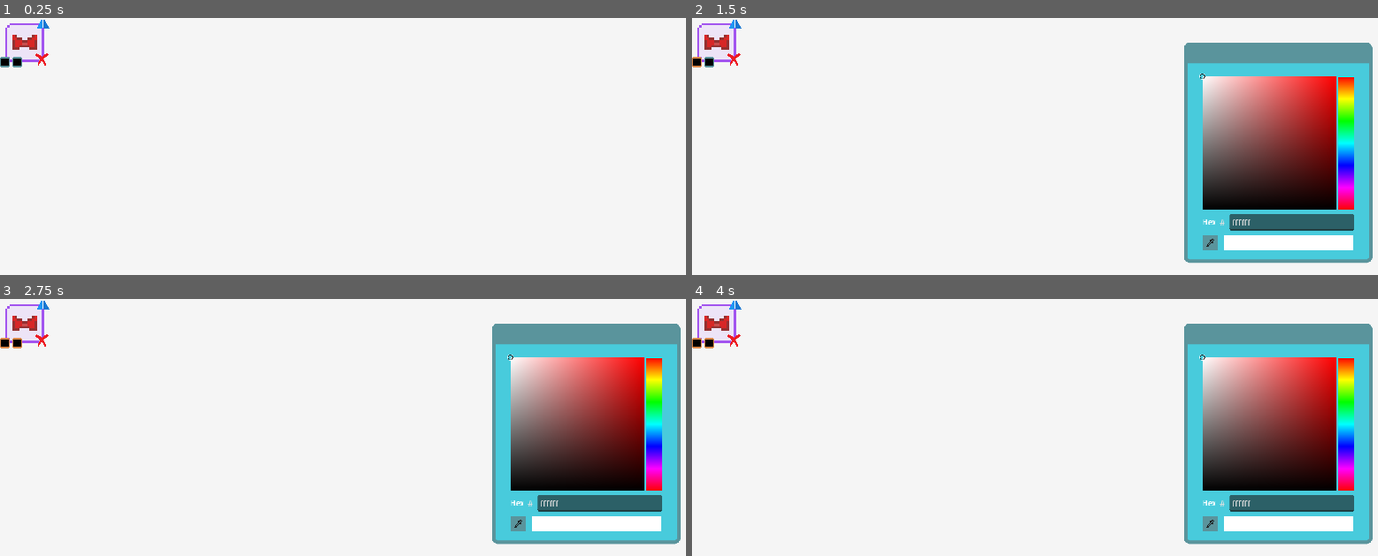
Above: before the commit, frames 1-4 (two rows, left to right).
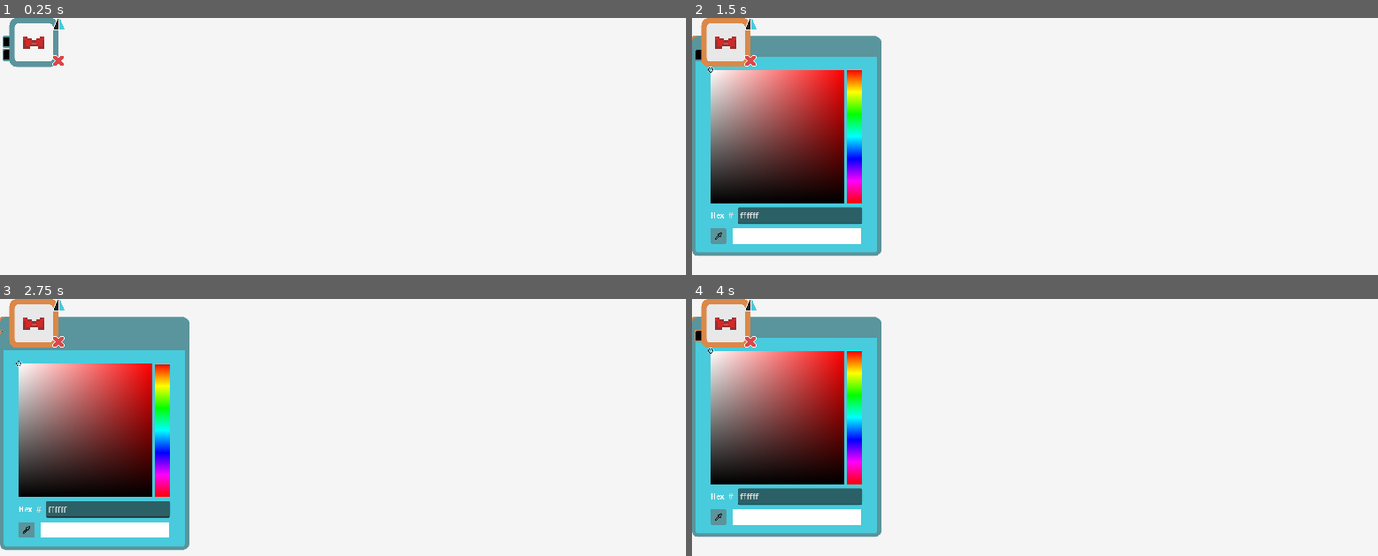
Above: after the commit, the same moments.

Repository: p1petto/CharacterMakerNew
Game: Godot game, scene res://Scenes/UI/AccessoreButton.tscn
Two runs of this game, one before a commit and one after it. Both use one fixed random seed, a clock stepped at 60 frames per second and the inputs below. This scene is started directly instead of the project's main scene.
Inputs (mouse positions are in pixels of both pictures, inside the frame that each line leads up to; where the layout moved, square brackets give the same spot in the first picture):
- Up to frame 1 (0.25 s): no input
- Up to frame 2 (1.5 s): click (726, 43) [719, 43] at 0.5 s; click (698, 41) [698, 61] at 1.25 s
- Up to frame 3 (2.75 s): click (6, 334) [20, 342] at 2 s
- Up to frame 4 (4 s): click (753, 304) [733, 304] at 2.75 s; click (719, 517) at 3.52 s

The runs differ from the first frame. In frame 1, 1.0% of the frame differs, in the area x 0-10%, y 0-20%; in frame 2, 45%; in frame 3, 46%, in the area x 0-100%, y 0-98%; in frame 4, 45%.
Error before the commit: Invalid access to property or key 'texture_icon' on a base object of type 'Nil'. (res://Scripts/UI/accessore_button.gd:22)
Error after the commit: Invalid access to property or key 'texture_icon' on a base object of type 'Nil'. (res://Scripts/UI/accessore_button.gd:32)

Commit message:
added: интерфейс кнопки аксессуара, доработана логика отображения контроллера позиции

Diff:
--- a/Assets/Theme/ColorTheme.tres
+++ b/Assets/Theme/ColorTheme.tres
@@ -10,10 +10,10 @@
 bg_color = Color(0.282353, 0.796078, 0.862745, 1)
 
 [sub_resource type="StyleBoxFlat" id="StyleBoxFlat_xk36t"]
-bg_color = Color(9.2411e-06, 0.656177, 0.863995, 1)
+bg_color = Color(0.254902, 0.431373, 0.454902, 1)
 
 [sub_resource type="StyleBoxFlat" id="StyleBoxFlat_ophg2"]
-bg_color = Color(1, 0.320247, 0.425305, 1)
+bg_color = Color(0.352941, 0.580392, 0.611765, 1)
 
 [resource]
 CheckButton/styles/focus = SubResource("StyleBoxFlat_ou5f4")
--- a/Scenes/UI/AccessoreButton.tscn
+++ b/Scenes/UI/AccessoreButton.tscn
@@ -1,19 +1,57 @@
-[gd_scene load_steps=7 format=3 uid="uid://c1l05wymmktbl"]
+[gd_scene load_steps=11 format=3 uid="uid://c1l05wymmktbl"]
 
-[ext_resource type="Texture2D" uid="uid://cv2eiy7uun2nb" path="res://Assets/UI/Button standart.png" id="1_5oeg8"]
 [ext_resource type="Script" path="res://Scripts/UI/accessore_button.gd" id="1_rqimy"]
+[ext_resource type="Texture2D" uid="uid://begj0eqex0f5i" path="res://Assets/UI/Slots/slot normal.png" id="2_2mbi2"]
 [ext_resource type="Texture2D" uid="uid://bo2x0ciffvb2f" path="res://Assets/Character/accessories/bow/bow.png" id="3_pm33h"]
-[ext_resource type="Texture2D" uid="uid://duuyc5riqc2c6" path="res://Assets/UI/icons/cross.png" id="4_rmm4u"]
+[ext_resource type="Texture2D" uid="uid://dwvylxf15uw62" path="res://Assets/UI/Slots/slot active.png" id="4_2c41h"]
+[ext_resource type="Texture2D" uid="uid://cmwcmp8fsbgcc" path="res://Assets/UI/icons/CrossButton/Normal=Default.png" id="5_55ekx"]
+[ext_resource type="Texture2D" uid="uid://brcanwq0oe8jw" path="res://Assets/UI/Slots/slot hover.png" id="5_nwf7e"]
 [ext_resource type="PackedScene" uid="uid://cs7vnyyf6clmp" path="res://Scenes/UI/custom_color_picker_button.tscn" id="5_q2ugw"]
-[ext_resource type="Texture2D" uid="uid://d1e5me2s0xil3" path="res://Assets/UI/icons/mirror.png" id="6_g2o5h"]
+[ext_resource type="Texture2D" uid="uid://bmeq01lnjpduy" path="res://Assets/UI/icons/FlipButton/Property 1=normal.png" id="6_fhg4r"]
+[ext_resource type="Texture2D" uid="uid://bgyc2iq8cspe4" path="res://Assets/UI/icons/CrossButton/Normal=hover.png" id="6_l62sd"]
+[ext_resource type="Texture2D" uid="uid://hda3oulmgbon" path="res://Assets/UI/icons/FlipButton/Property 1=hover.png" id="7_or7x3"]
 
 [node name="AccessoryButton" type="MarginContainer"]
-custom_minimum_size = Vector2(80, 80)
-offset_right = 80.0
+custom_minimum_size = Vector2(110, 80)
+offset_right = 105.0
 offset_bottom = 80.0
 size_flags_horizontal = 3
 size_flags_vertical = 3
 script = ExtResource("1_rqimy")
+non_active_texture = ExtResource("2_2mbi2")
+active_texture = ExtResource("4_2c41h")
+
+[node name="MarginContainerColorPickerButtons" type="MarginContainer" parent="."]
+layout_mode = 2
+size_flags_horizontal = 0
+theme_override_constants/margin_bottom = 10
+
+[node name="Container" type="VBoxContainer" parent="MarginContainerColorPickerButtons"]
+custom_minimum_size = Vector2(32.22, 0)
+layout_mode = 2
+size_flags_horizontal = 0
+size_flags_vertical = 8
+theme_override_constants/separation = 1
+
+[node name="MarginContainer1" type="MarginContainer" parent="MarginContainerColorPickerButtons/Container"]
+layout_mode = 2
+size_flags_horizontal = 0
+theme_override_constants/margin_left = 4
+
+[node name="CustomColorPickerButton" parent="MarginContainerColorPickerButtons/Container/MarginContainer1" instance=ExtResource("5_q2ugw")]
+custom_minimum_size = Vector2(20, 20)
+layout_mode = 2
+size_flags_horizontal = 0
+size_flags_vertical = 8
+
+[node name="MarginContainer2" type="MarginContainer" parent="MarginContainerColorPickerButtons/Container"]
+layout_mode = 2
+size_flags_horizontal = 0
+theme_override_constants/margin_left = 4
+
+[node name="CustomColorPickerButtonLine" parent="MarginContainerColorPickerButtons/Container/MarginContainer2" instance=ExtResource("5_q2ugw")]
+custom_minimum_size = Vector2(20, 20)
+layout_mode = 2
 
 [node name="CenterContainer" type="CenterContainer" parent="."]
 custom_minimum_size = Vector2(64, 64)
@@ -22,57 +60,64 @@
 size_flags_vertical = 4
 
 [node name="TextureButton" type="TextureButton" parent="CenterContainer"]
-custom_minimum_size = Vector2(64, 64)
+custom_minimum_size = Vector2(80, 80)
 layout_mode = 2
-texture_normal = ExtResource("1_5oeg8")
+texture_normal = ExtResource("2_2mbi2")
+texture_pressed = ExtResource("4_2c41h")
+texture_hover = ExtResource("5_nwf7e")
+texture_focused = ExtResource("4_2c41h")
 ignore_texture_size = true
 stretch_mode = 0
 
-[node name="icon" type="Sprite2D" parent="CenterContainer"]
-scale = Vector2(4, 4)
+[node name="CenterContainer" type="CenterContainer" parent="CenterContainer/TextureButton"]
+layout_mode = 1
+anchors_preset = 15
+anchor_right = 1.0
+anchor_bottom = 1.0
+grow_horizontal = 2
+grow_vertical = 2
+
+[node name="icon" type="TextureRect" parent="CenterContainer/TextureButton/CenterContainer"]
+custom_minimum_size = Vector2(54, 54)
+layout_mode = 2
 texture = ExtResource("3_pm33h")
-centered = false
 
 [node name="MarginContainer" type="MarginContainer" parent="."]
-custom_minimum_size = Vector2(24, 24)
+custom_minimum_size = Vector2(20, 20)
 layout_mode = 2
 size_flags_horizontal = 8
 size_flags_vertical = 8
+theme_override_constants/margin_right = 5
 
 [node name="DeleteButton" type="TextureButton" parent="MarginContainer"]
+custom_minimum_size = Vector2(20, 20)
 layout_mode = 2
-texture_normal = ExtResource("4_rmm4u")
+texture_normal = ExtResource("5_55ekx")
+texture_pressed = ExtResource("6_l62sd")
+texture_hover = ExtResource("6_l62sd")
 ignore_texture_size = true
 stretch_mode = 0
-
-[node name="Container" type="HBoxContainer" parent="."]
-layout_mode = 2
-size_flags_horizontal = 0
-size_flags_vertical = 8
-
-[node name="CustomColorPickerButton" parent="Container" instance=ExtResource("5_q2ugw")]
-custom_minimum_size = Vector2(16, 16)
-layout_mode = 2
-size_flags_horizontal = 0
-size_flags_vertical = 8
-
-[node name="CustomColorPickerButtonLine" parent="Container" instance=ExtResource("5_q2ugw")]
-custom_minimum_size = Vector2(16, 16)
-layout_mode = 2
 
 [node name="Container2" type="MarginContainer" parent="."]
 layout_mode = 2
 size_flags_horizontal = 8
 size_flags_vertical = 0
+theme_override_constants/margin_right = 4
 
 [node name="FlipButton" type="TextureButton" parent="Container2"]
 custom_minimum_size = Vector2(20, 20)
 layout_mode = 2
-toggle_mode = true
-texture_normal = ExtResource("6_g2o5h")
+texture_normal = ExtResource("6_fhg4r")
+texture_hover = ExtResource("7_or7x3")
 ignore_texture_size = true
 stretch_mode = 0
 
+[connection signal="button_up" from="MarginContainerColorPickerButtons/Container/MarginContainer1/CustomColorPickerButton" to="." method="_on_custom_color_picker_button_button_up"]
+[connection signal="mouse_entered" from="MarginContainerColorPickerButtons/Container/MarginContainer1/CustomColorPickerButton" to="." method="_on_custom_color_picker_button_mouse_entered"]
+[connection signal="mouse_exited" from="MarginContainerColorPickerButtons/Container/MarginContainer1/CustomColorPickerButton" to="." method="_on_custom_color_picker_button_mouse_exited"]
+[connection signal="button_up" from="MarginContainerColorPickerButtons/Container/MarginContainer2/CustomColorPickerButtonLine" to="." method="_on_custom_color_picker_button_line_button_up"]
+[connection signal="mouse_entered" from="MarginContainerColorPickerButtons/Container/MarginContainer2/CustomColorPickerButtonLine" to="." method="_on_custom_color_picker_button_line_mouse_entered"]
+[connection signal="mouse_exited" from="MarginContainerColorPickerButtons/Container/MarginContainer2/CustomColorPickerButtonLine" to="." method="_on_custom_color_picker_button_line_mouse_exited"]
 [connection signal="button_up" from="CenterContainer/TextureButton" to="." method="_on_texture_button_button_up"]
 [connection signal="button_up" from="MarginContainer/DeleteButton" to="." method="_on_delete_button_button_up"]
-[connection signal="toggled" from="Container2/FlipButton" to="." method="_on_flip_button_toggled"]
+[connection signal="pressed" from="Container2/FlipButton" to="." method="_on_flip_button_pressed"]
--- a/Scenes/UI/custom_color_picker_button.tscn
+++ b/Scenes/UI/custom_color_picker_button.tscn
@@ -23,10 +23,8 @@
 
 [node name="ColorPicker" parent="." instance=ExtResource("6_reg2r")]
 visible = false
-layout_mode = 1
-offset_left = -13.0
-offset_right = 295.0
-offset_bottom = 326.0
+layout_mode = 0
+offset_right = 308.0
 
 [connection signal="toggled" from="." to="." method="_on_toggled"]
 [connection signal="color_changed" from="ColorPicker" to="." method="_on_color_picker_color_changed"]
--- a/Scenes/maker.tscn
+++ b/Scenes/maker.tscn
@@ -69,6 +69,7 @@
 [ext_resource type="Texture2D" uid="uid://ewkx5ecubj6y" path="res://Assets/UI/icons/TypeItem/Property 1=t-shirt.svg" id="34_51pql"]
 [ext_resource type="Texture2D" uid="uid://ch8kpdc06j27s" path="res://Assets/UI/icons/TypeItem/Property 1=sleeveL.svg" id="38_hwntd"]
 [ext_resource type="Resource" uid="uid://vqi2uhou85nc" path="res://Resources/CatalogItems/Clothes/DynamicClothes/Footwear/FootwearLeft1.tres" id="40_cy13n"]
+[ext_resource type="FontFile" uid="uid://dqvews575wm86" path="res://Assets/Fonts/Fira_Sans_Condensed/FiraSansCondensed-Bold.ttf" id="41_6ric2"]
 [ext_resource type="Texture2D" uid="uid://gjrwn4pxe74v" path="res://Assets/UI/icons/TypeItem/Property 1=sleeveR.svg" id="41_asndw"]
 [ext_resource type="Script" path="res://Scripts/UI/color_scheme_controller.gd" id="41_nvgda"]
 [ext_resource type="Resource" uid="uid://ck7tydxcgip1h" path="res://Resources/CatalogItems/Clothes/DynamicClothes/Footwear/FootwearRight1.tres" id="41_sr111"]
@@ -363,8 +364,9 @@
 [node name="UI" type="CanvasLayer" parent="."]
 
 [node name="AccessoriePanel" parent="UI" instance=ExtResource("23_dbin5")]
-anchors_preset = 10
-anchor_bottom = 0.0
+anchors_preset = -1
+anchor_top = 0.02
+anchor_bottom = 0.02
 offset_left = 0.0
 offset_bottom = 472.0
 grow_vertical = 1
@@ -373,8 +375,9 @@
 start_z_index = 2000
 
 [node name="StrandPanel" parent="UI" instance=ExtResource("23_dbin5")]
-anchors_preset = 10
-anchor_bottom = 0.0
+anchors_preset = -1
+anchor_top = 0.02
+anchor_bottom = 0.02
 offset_left = 0.0
 offset_bottom = 472.0
 grow_vertical = 1
@@ -611,6 +614,7 @@
 grow_vertical = 2
 theme = ExtResource("11_ydvaf")
 theme_override_colors/font_color = Color(0.109804, 0.129412, 0.133333, 1)
+theme_override_fonts/font = ExtResource("41_6ric2")
 theme_override_font_sizes/font_size = 50
 text = "IDLE"
 horizontal_alignment = 1
@@ -618,9 +622,9 @@
 [node name="ColorSchemeColorPicker" parent="UI" instance=ExtResource("114_wcakn")]
 visible = false
 anchors_preset = -1
-anchor_left = 0.908
+anchor_left = 0.898
 anchor_top = 0.317
-anchor_right = 0.908
+anchor_right = 0.898
 anchor_bottom = 0.317
 offset_left = -298.0
 offset_top = -180.0
@@ -643,7 +647,7 @@
 grow_vertical = 0
 size_flags_horizontal = 4
 script = ExtResource("4_mledv")
-current_tab = NodePath("CatalogContainer/Body")
+current_tab = NodePath("CatalogContainer/Head")
 
 [node name="CatalogContainer" type="PanelContainer" parent="UI/Catalog"]
 custom_minimum_size = Vector2(0, 204)
@@ -651,16 +655,16 @@
 size_flags_vertical = 8
 theme = ExtResource("11_ydvaf")
 
+[node name="Head" parent="UI/Catalog/CatalogContainer" groups=["DynamicTab"] instance=ExtResource("4_kavcm")]
+layout_mode = 2
+catalog_items = Array[ExtResource("5_sbt4v")]([ExtResource("7_p4rey")])
+icon = ExtResource("17_36cuv")
+
 [node name="Body" parent="UI/Catalog/CatalogContainer" groups=["DynamicTab"] instance=ExtResource("4_kavcm")]
+visible = false
 layout_mode = 2
 catalog_items = Array[ExtResource("5_sbt4v")]([ExtResource("11_wp1wm"), ExtResource("7_kywax"), ExtResource("11_wp1wm") …(271 unchanged characters)…
 icon = ExtResource("15_4058r")
-
-[node name="Head" parent="UI/Catalog/CatalogContainer" groups=["DynamicTab"] instance=ExtResource("4_kavcm")]
-visible = false
-layout_mode = 2
-catalog_items = Array[ExtResource("5_sbt4v")]([ExtResource("7_p4rey")])
-icon = ExtResource("17_36cuv")
 
 [node name="LeftArm" parent="UI/Catalog/CatalogContainer" node_paths=PackedStringArray("linked_symmetrical_element") groups=["ConditionallyDynamicTab"] instance=ExtResource("4_kavcm")]
 visible = false
@@ -947,10 +951,8 @@
 script = ExtResource("45_5q11q")
 
 [node name="HBoxContainer" type="MarginContainer" parent="UI"]
-anchors_preset = 10
-anchor_right = 1.0
-offset_bottom = 56.0
-grow_horizontal = 2
+offset_right = 70.0
+offset_bottom = 64.0
 theme_override_constants/margin_left = 18
 theme_override_constants/margin_top = 12
 
--- a/Scripts/UI/accessore_button.gd
+++ b/Scripts/UI/accessore_button.gd
@@ -1,22 +1,32 @@
 extends MarginContainer
 class_name AccessorieButton
 
-@onready var icon = $CenterContainer/icon
-@onready var color_picker_button = $Container/CustomColorPickerButton
-@onready var color_picker_button_line = $Container/CustomColorPickerButtonLine
+@onready var icon = $CenterContainer/TextureButton/CenterContainer/icon
+@onready var color_picker_button = $MarginContainerColorPickerButtons/Container/MarginContainer1/CustomColorPickerButton
+@onready var color_picker_button_line = $MarginContainerColorPickerButtons/Container/MarginContainer2/CustomColorPickerButtonLine
+@onready var margin_container1 = $MarginContainerColorPickerButtons/Container/MarginContainer1
+@onready var margin_container2 = $MarginContainerColorPickerButtons/Container/MarginContainer2
+@onready var slot = $CenterContainer/TextureButton
+@onready var flip_button = $Container2/FlipButton
 
 @export var accessorie: Accessorie
 @export var accessorie_element: AccessorieElement
+@export var non_active_texture: CompressedTexture2D
+@export var active_texture: CompressedTexture2D
 
 
 var dragging: bool = false
 var offset: Vector2
 var cur_position: Vector2
 var is_selected = false
+var toggled_on = false
+
+var is_active = false
 
 signal position_changed
 signal accessory_selected
 signal element_deleted
+signal changed_active_status
 
 func _ready() -> void:
 	icon.texture = accessorie.texture_icon
@@ -38,20 +48,61 @@
 
 func _on_texture_button_button_up() -> void:
 	is_selected = true
-	accessory_selected.emit(accessorie_element)
+	accessory_selected.emit(self, accessorie_element)
 
 
 
 func _on_delete_button_button_up() -> void:
-	# Удаляем элемент аксессуара, если он существует
+	is_active = true
+	update_slot_texture()
+	changed_active_status.emit(self)
+
 	element_deleted.emit(self)
 	if accessorie_element != null and is_instance_valid(accessorie_element):
 		accessorie_element.queue_free()
 
-	# Удаляем саму кнопку (текущий объект)
 	queue_free()
 
 
+func _on_custom_color_picker_button_mouse_entered() -> void:
+	margin_container1.add_theme_constant_override("margin_left", 0)
 
-func _on_flip_button_toggled(toggled_on: bool) -> void:
+
+func _on_custom_color_picker_button_mouse_exited() -> void:
+	if not color_picker_button.button_pressed:
+		margin_container1.add_theme_constant_override("margin_left", 4)
+
+
+func _on_custom_color_picker_button_line_mouse_entered() -> void:
+	margin_container2.add_theme_constant_override("margin_left", 0)
+
+
+func _on_custom_color_picker_button_line_mouse_exited() -> void:
+	if not color_picker_button_line.button_pressed:
+		margin_container2.add_theme_constant_override("margin_left", 4)
+
+
+func _on_flip_button_pressed() -> void:
+	toggled_on = !toggled_on
 	accessorie_element.flip_x(toggled_on)
+	flip_button.flip_h = toggled_on
+	is_active = true
+	update_slot_texture()
+	changed_active_status.emit(self)
+
+func update_slot_texture() -> void:
+	if is_active:
+		slot.texture_normal = active_texture
+	else:
+		slot.texture_normal = non_active_texture
+
+
+func _on_custom_color_picker_button_button_up() -> void:
+	is_active = true
+	update_slot_texture()
+	changed_active_status.emit(self)
+
+func _on_custom_color_picker_button_line_button_up() -> void:
+	is_active = true
+	update_slot_texture()
+	changed_active_status.emit(self)
--- a/Scripts/UI/accessore_panel.gd
+++ b/Scripts/UI/accessore_panel.gd
@@ -10,6 +10,8 @@
 @export var start_z_index = 1000
 
 signal accessory_element_selected
+
+var active_button: AccessorieButton
 
 # Called when the node enters the scene tree for the first time.
 #func _ready() -> void:
@@ -26,6 +28,7 @@
 	element.accessorie_button = button_instance
 	button_instance.accessory_selected.connect(_on_accessory_selected)
 	button_instance.element_deleted.connect(_on_accessory_deleted)
+	button_instance.changed_active_status.connect(_on_active_changed)
 
 	call_deferred("_store_button_position", button_instance)
 
@@ -65,12 +68,18 @@
 			button.accessorie_element.z_top = -(z_index + i + 1)
 			button.accessorie_element.z_index = button.accessorie_element.z_left
 
-func _on_accessory_selected(element):
+func _on_accessory_selected(accessory_button, element):
+	if active_button != null:
+		active_button.is_active = false
+		active_button.update_slot_texture()
+	active_button = accessory_button
+	active_button.is_active = true
+	active_button.update_slot_texture()
+
 	hide_color_picker()
 	position_controller.visible = true
 	accessory_element_selected.emit(element)
 
-	# Make sure positions are preserved after selection
 	call_deferred("_preserve_button_positions")
 
 func _preserve_button_positions():
@@ -84,8 +93,8 @@
 	if button in accessorie_buttons:
 		if button.color_picker_button in color_scheme_controller.accessory_buttons:
 			color_scheme_controller.accessory_buttons.erase(button.color_picker_button)
-		if button.is_selected:
-			position_controller.visible = false
+
+		position_controller.visible = false
 		accessorie_buttons.erase(button)
 		var timer = Timer.new()
 		add_child(timer)
@@ -182,3 +191,12 @@
 	for button in accessorie_buttons:
 		button.color_picker_button._on_toggled(false)
 		button.color_picker_button.button_pressed = false
+
+func _on_active_changed(accessory_button):
+	active_button = accessory_button
+	position_controller._on_aacessory_element_selected(active_button.accessorie_element)
+	for button in accessorie_buttons:
+		if button != accessory_button:
+			if button.is_active:
+				button.is_active = false
+				button.update_slot_texture()
--- a/Scripts/UI/custom_color_picker_button.gd
+++ b/Scripts/UI/custom_color_picker_button.gd
@@ -2,12 +2,13 @@
 
 @onready var color_picker = $ColorPicker
 
-#@export var bg_color: Color
 
 var catallog
 var slider_container
 var position_container
 var character
+var accessory_panel
+var strand_panel
 
 signal color_changed
 
@@ -16,22 +17,27 @@
 	catallog = root.find_child("Catalog", true, false)
 	slider_container = root.find_child("SliderContainer", true, false)
 	position_container = root.find_child("PositionController", true, false)
+	accessory_panel = root.find_child("AccessoriePanel", true, false)
+	strand_panel = root.find_child("StrandPanel", true, false)
 	material = ShaderMaterial.new()
-	var shader = load("res://Scripts/Shaders/static_color_changing_shader.gdshader")  # Укажите правильный путь
+	var shader = load("res://Scripts/Shaders/static_color_changing_shader.gdshader")
 	material.shader = shader
-	self.material = material  # Присваиваем материал текущему экземпляру
+	self.material = material
 	material.set_shader_parameter("oldcolor", Color(1,1,1))
-	#character = root.find_child("Character", true, false)
-	#
-	#var target_child = character.find_child(self.name, false, false)
-	#if target_child:
-		#target_child.color_picker_button = self
 
 
 
 func _on_toggled(toggled_on: bool) -> void:
 	if toggled_on:
-		color_picker.global_position = Vector2(800,40)
+		var root = get_tree().root
+		var target_node = root.get_node("Maker/UI/ColorSchemeColorPicker")
+		if target_node:
+			var target_global_pos = target_node.get_global_position()
+			color_picker.global_position = target_global_pos
+			print(target_global_pos)
+			print(color_picker.global_position)
+
+		#color_picker.global_position = Vector2(800,40)
 		color_picker.visible = true
 		slider_container.visible = false
 		position_container.visible = false
@@ -40,6 +46,13 @@
 		if catallog and catallog.current_tab:
 			catallog._on_catalog_tab_changed(str(catallog.current_tab.name))
 
+		if catallog.current_tab.is_in_group("Accessorie"):
+			if accessory_panel.active_button != null:
+				position_container.visible = true
+		elif catallog.current_tab.is_in_group("HairStrandTab"):
+			if strand_panel.active_button != null:
+				position_container.visible = true
+
 
 func _on_color_picker_color_changed(color: Color) -> void:
 	set_new_bg_color(color)
@@ -47,7 +60,4 @@
 
 
 func set_new_bg_color(color:Color)-> void:
-	#var normal_bg_color = StyleBoxFlat.new()
-	#normal_bg_color.bg_color = color
-	#add_theme_stylebox_override("normal", normal_bg_color)
 	material.set_shader_parameter("newcolor", color)
Binary file added: Assets/UI/icons/CrossButton/Normal=Default.png
Not shown, added: Assets/UI/icons/CrossButton/Normal=Default.png.import
Binary file added: Assets/UI/icons/CrossButton/Normal=hover.png
Not shown, added: Assets/UI/icons/CrossButton/Normal=hover.png.import
Binary file added: Assets/UI/icons/FlipButton/Property 1=hover.png
Not shown, added: Assets/UI/icons/FlipButton/Property 1=hover.png.import
Binary file added: Assets/UI/icons/FlipButton/Property 1=normal.png
Not shown, added: Assets/UI/icons/FlipButton/Property 1=normal.png.import
Not shown: 1 places in Scenes/maker.tscn that only renumber resources
